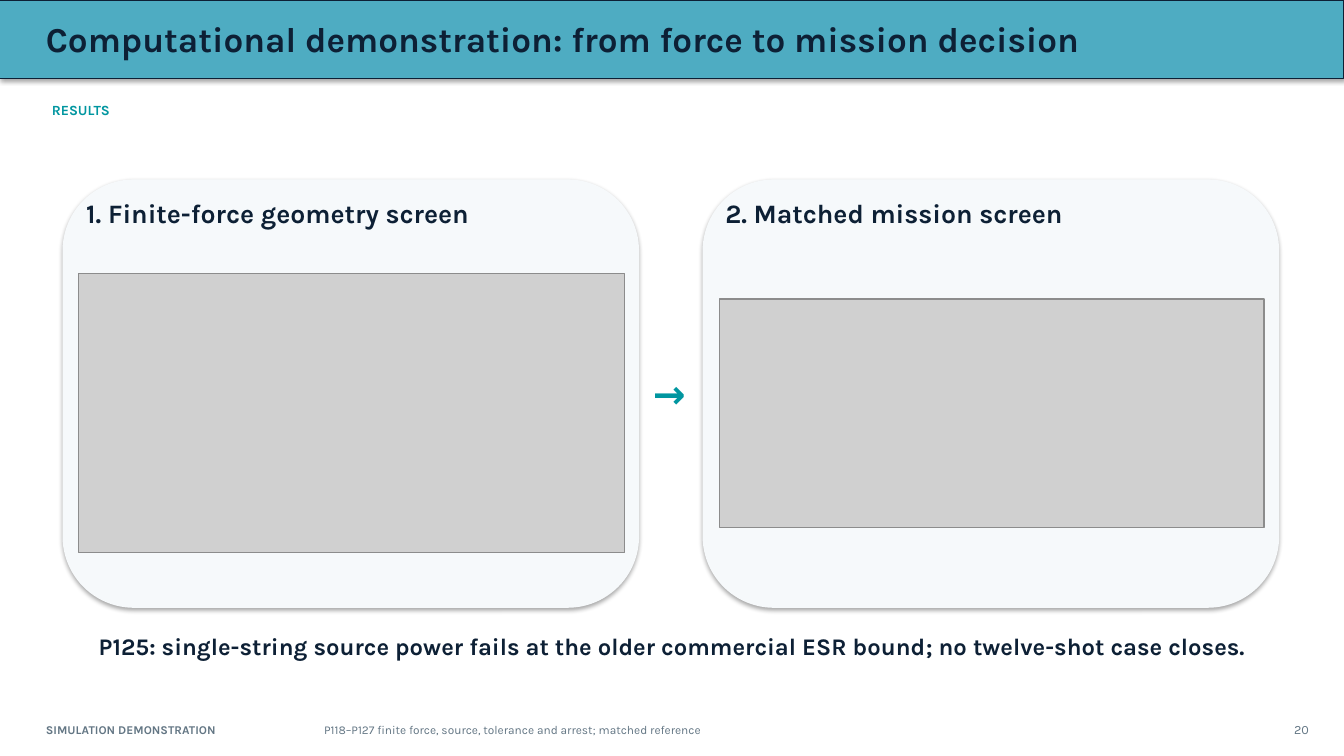
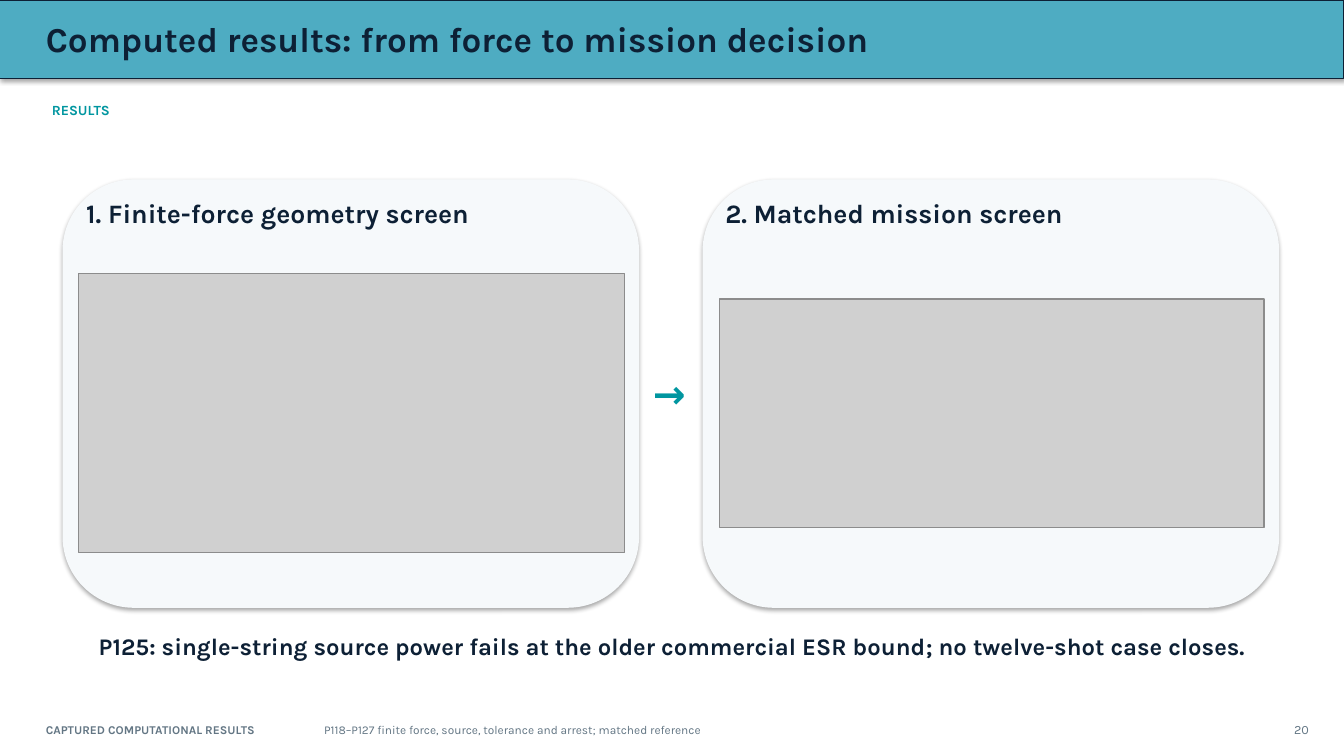
Before and after one commit to aaaaaaaaaaaavm/VOLLEY-thesis, a slide deck: slide 20 of university/final_review_2026_10_10/VOLLEY_Final_Review_2026-10-10.pptx. Drawn at 1344x756 pixels with LibreOffice and Linux fonts; fonts in the diff are those of the drawing; grey boxes stand for pictures. Boxes give left, top, right and bottom in pixels: in the first picture for what was removed or moved away, otherwise in the second. Text is boxed around its words. In the diff, an @@ line names an element or a change of style, - is before the commit and + after.

```diff
--- a/university/final_review_2026_10_10/VOLLEY_Final_Review_2026-10-10.pptx
+++ b/university/final_review_2026_10_10/VOLLEY_Final_Review_2026-10-10.pptx
@@ text at [46, 27, 868, 61]: text changed @@
-Computational demonstration: from force to mission decision
+Computed results: from force to mission decision
@@ text at [46, 726, 255, 734]: text changed @@
-SIMULATION DEMONSTRATION
+CAPTURED COMPUTATIONAL RESULTS
```
Also in this commit, not shown: 2 other slides changed, 22 other files.
